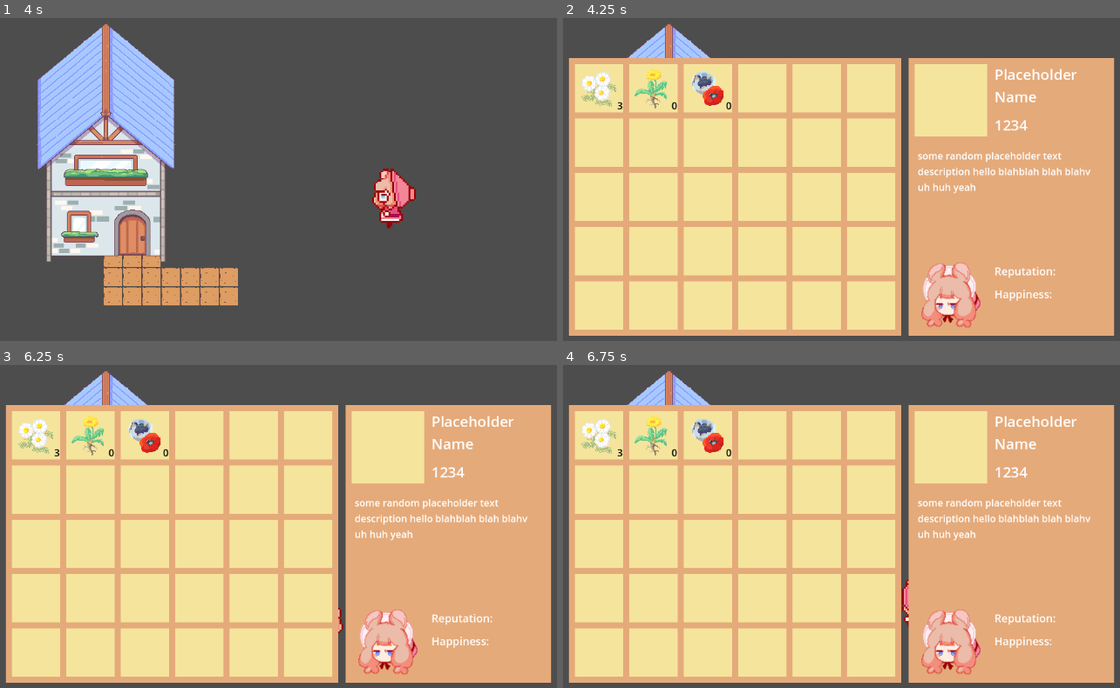
Above: before the commit, frames 1-4 (two rows, left to right).
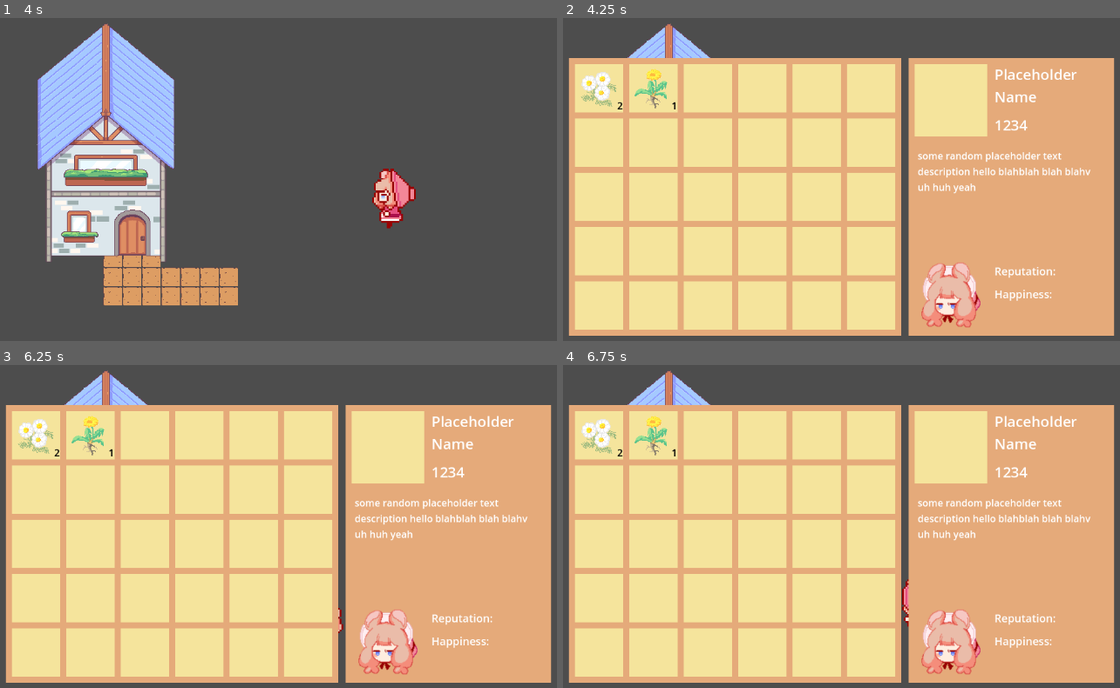
Above: after the commit, the same moments.

Repository: clara0/ApothecaryGame
Game: Godot game, scene res://scenes/main.tscn
Same seed, same stepped clock (60 frames per second), same inputs: the game is played once before the commit and once after it.
Inputs:
- Up to frame 1 (4 s): tap Enter at 0.5 s; hold D (right) 0.53-1.28 s; hold S (down) 1.28-2.03 s; hold D (right) 2.03-2.78 s; hold W (up) 2.78-3.53 s; hold A (left) from 3.53 s (still down)
- Up to frame 2 (4.25 s): keep holding A (left); tap I (inventory) at 4.15 s
- Up to frame 3 (6.25 s): tap Space at 5 s; release A (left) at 5.03 s; hold S (down) 5.03-5.78 s; tap Enter at 5.75 s; hold D (right) from 5.78 s (still down)
- Up to frame 4 (6.75 s): release D (right) at 6.53 s; hold W (up) from 6.53 s (still down)

Frame 1 is identical in both runs. In frame 2, 0.4% of the frame differs, in the area x 9-31%, y 16-29%; in frame 3, 0.4%; in frame 4, 0.4%.

Commit message:
add collecting feature to inventory

Diff:
--- a/inventory/inv_item.gd
+++ b/inventory/inv_item.gd
@@ -4,23 +4,4 @@
 
 @export var name: String = ""
 @export var texture: Texture2D
-@export var quant: int
 @export var desc: String = ""
-
-
-func to_json() -> Dictionary:
-	var data : Dictionary = {
-		"name": name,
-		"path": resource_path,
-		"texture": texture.resource_path,
-		"quant": quant,
-		"desc": desc,
-	}
-	return data
-
-
-func from_json(data: Dictionary) -> void:
-	name = data["name"]
-	texture = load(data["texture"])
-	quant = int(data["quant"])
-	desc = data["desc"]
--- /dev/null
+++ b/inventory/inv_slot.gd
@@ -0,0 +1,20 @@
+extends Resource
+
+class_name InvSlot
+
+@export var item: InvItem
+@export var quant: int
+
+
+func to_json() -> Dictionary:
+	var data : Dictionary = {
+		"invItem": item.resource_path,
+		"path": resource_path,
+		"quant": quant,
+	}
+	return data
+
+
+func from_json(data: Dictionary) -> void:
+	item = load(data["invItem"])
+	quant = data["quant"]
--- a/inventory/inventory.gd
+++ b/inventory/inventory.gd
@@ -2,22 +2,44 @@
 
 class_name Inv
 
+signal update
+
 @export var name: String = "" # probably not necessary (?)
-@export var inv_items: Array[InvItem]
+@export var inv_slots: Array[InvSlot]
+var curr: int = 0
+
+
+#TODO: maintain order of items w/load & save
+	# order field in InvItem or use indices in inv_slots?
+
+
+func add(item: InvItem) -> void:
+	for s in inv_slots:
+		if s == item:
+			s.quant += 1
+			return
+	inv_slots[curr].item = item
+	inv_slots[curr].quant = 1
+	curr += 1
+	update.emit()
 
 
 func to_json() -> Dictionary:
 	var data: Dictionary = {}
-	for i in inv_items:
-		data[i.name] = i.to_json()
+	data["curr"] = curr
+	for i in inv_slots:
+		data[i.item.name] = i.to_json()
 	return data
 
 
 func from_json(data: Dictionary) -> void:
-	inv_items.clear()
+	inv_slots.clear()
 	for k in data:
-		var item_data: Dictionary = data[k]
-		var item: InvItem = load(item_data["path"])
-		item.from_json(item_data)
-		if int(item_data["quant"]) != 0:
-			inv_items.append(item)
+		if k == "curr":
+			curr = int(data["curr"])
+			continue
+		var slot_data: Dictionary = data[k]
+		var slot: InvSlot = InvSlot.new()
+		slot.from_json(slot_data)
+		if int(slot_data["quant"]) != 0:
+			inv_slots.append(slot)
--- a/inventory/mat_inv_player.tres
+++ b/inventory/mat_inv_player.tres
@@ -1,12 +1,21 @@
-[gd_resource type="Resource" script_class="Inv" load_steps=6 format=3 uid="uid://ccnc7pxrcbm6c"]
+[gd_resource type="Resource" script_class="Inv" load_steps=7 format=3 uid="uid://ccnc7pxrcbm6c"]
 
-[ext_resource type="Script" path="res://inventory/inv_item.gd" id="1_yg0vi"]
+[ext_resource type="Script" path="res://inventory/inv_slot.gd" id="1_cx3ad"]
 [ext_resource type="Resource" uid="uid://deywg2jc0fhke" path="res://inventory/items/chamomile.tres" id="2_r2dgo"]
 [ext_resource type="Script" path="res://inventory/inventory.gd" id="2_vtbwh"]
 [ext_resource type="Resource" uid="uid://dddicmhcggj45" path="res://inventory/items/dandelion.tres" id="3_0obwj"]
-[ext_resource type="Resource" uid="uid://dua6onebj674r" path="res://inventory/items/poppy.tres" id="4_8qtww"]
+
+[sub_resource type="Resource" id="Resource_vrrpd"]
+script = ExtResource("1_cx3ad")
+item = ExtResource("2_r2dgo")
+quant = 2
+
+[sub_resource type="Resource" id="Resource_k2exe"]
+script = ExtResource("1_cx3ad")
+item = ExtResource("3_0obwj")
+quant = 1
 
 [resource]
 script = ExtResource("2_vtbwh")
 name = ""
-inv_items = Array[ExtResource("1_yg0vi")]([ExtResource("2_r2dgo"), ExtResource("3_0obwj"), ExtResource("4_8qtww")])
+inv_slots = Array[ExtResource("1_cx3ad")]([SubResource("Resource_vrrpd"), SubResource("Resource_k2exe")])
--- a/scenes/inventory/inv_detail.tscn
+++ b/scenes/inventory/inv_detail.tscn
@@ -12,6 +12,7 @@
 
 [node name="Detail" type="NinePatchRect" parent="."]
 custom_minimum_size = Vector2(340, 460)
+layout_mode = 0
 texture = ExtResource("1_78105")
 patch_margin_left = 2
 patch_margin_top = 2
--- a/scenes/inventory/player_inv.gd
+++ b/scenes/inventory/player_inv.gd
@@ -6,25 +6,25 @@
 var is_open: bool = false
 
 func _ready() -> void:
-	print("ready")
+	inv.update.connect(update_slots)
 	update_slots()
 	close()
 
 
 func update_slots()	 -> void:
-	var num_items: int = inv.inv_items.size()
+	var num_items: int = inv.inv_slots.size()
 	var i: int = 0
 	for s in slots:
 		if i >= num_items:
 			s.update(null)
 		else:
-			s.update(inv.inv_items[i])
+			s.update(inv.inv_slots[i])
 		i += 1
 
 
 func _process(delta) -> void:
 	if Input.is_action_just_pressed("inventory"):
-		update_slots()
+		# update_slots()
 		visible = !visible
 		is_open = !is_open
 
--- a/scenes/inventory/slot.gd
+++ b/scenes/inventory/slot.gd
@@ -3,11 +3,12 @@
 @onready var item_img: Sprite2D = $Control/Item
 @onready var item_quant: Label = $Quantity
 
-func update(item: InvItem) -> void:
-	if !item:
+
+func update(item_slot: InvSlot) -> void:
+	if !item_slot || item_slot.quant == 0:
 		item_img.visible = false
 		item_quant.text = ""
 	else:
 		item_img.visible = true
-		item_img.texture = item.texture
-		item_quant.text = str(item.quant)
+		item_img.texture = item_slot.item.texture
+		item_quant.text = str(item_slot.quant)
--- a/scenes/player/player.gd
+++ b/scenes/player/player.gd
@@ -72,3 +72,7 @@
 func _physics_process(_delta) -> void:
 	velocity = direction * speed;
 	move_and_slide()
+
+
+func collect(item: InvItem) -> void:
+	material_inv.add(item)
